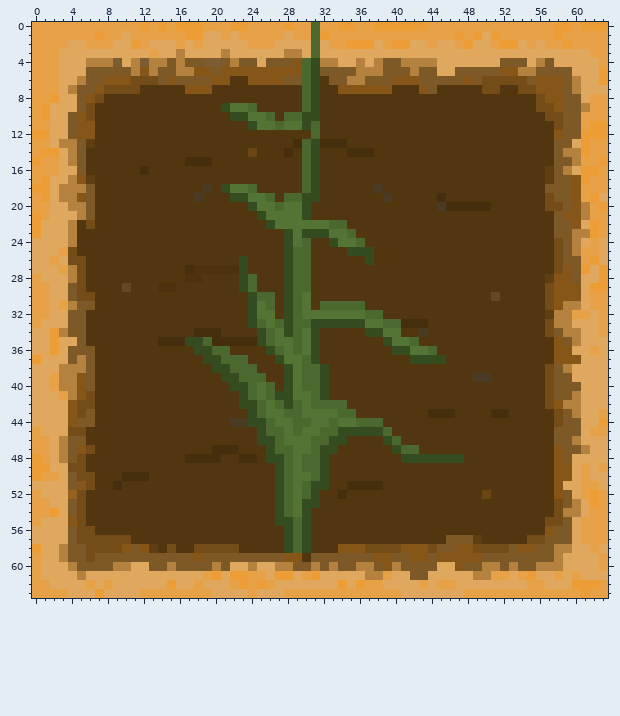
Two states of a pixel-art sprite, src/main/resources/static/css/images/cropImages/6969/3.png. This is how it looked before the edit.
The file is 64x64 pixels. Colours within 5 levels of each other are drawn and written as one.
New version:
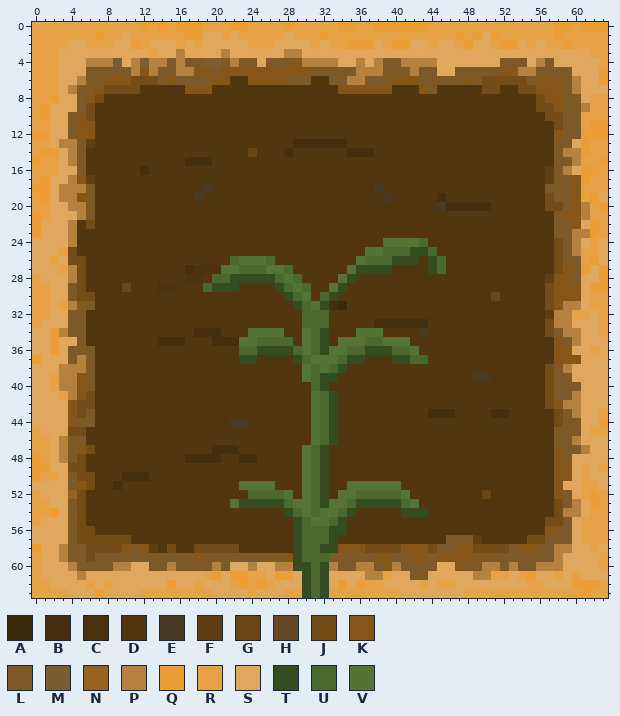
Palette (. is transparent): A #3c280c  B #452e0d  C #4c320f  D #523610  E #4a3b25  F #5f3e12  G #6b4514  H #644825  J #744c18  K #865618  L #7e5928  M #7c5c32  N #96621f  P #b5813e  Q #ec9d35  R #e7a146  S #e0a85f  T #354c20  U #4b692f  V #537434
What changed:
Changed rows in their new state; - is an unchanged pixel.
first column x 17:
 0 --------------R----------------
 1 --------------R----------------
 2 --------------R----------------
 3 --------------S----------------
 4 -------------PP----------------
 5 -------------KL----------------
 6 -------------LD----------------
 7 -------------DD----------------
 8 -------------DD----------------
 9 ----DDDD-----DD----------------
10 -----DDDDD-DDDD----------------
11 -------DDDDDDDD----------------
12 --------------D----------------
13 -------------BB----------------
14 -------------DD----------------
15 -------------DD----------------
16 -------------DD----------------
17 -------------DD----------------
18 ----DDDD-----DD----------------
19 -----DDDDD-DDDD----------------
20 -------DDDDDDD-----------------
21 --------DDDDDD-----------------
22 ---------DDDDDDDDD-------------
23 -----------DDDDDDDD------------
24 -----------DDD--DDDD--VVVVU----
25 -----------DDD----DDVVUUUTTU---
26 -----UVVVU-DDD-----VUUUTTT-TU--
27 ----VVUUUVVUDD----VTTTT----TU--
28 ---UUT-TTTUV-D---VT------------
29 --UTTTDD--TUV---VT-------------
30 -------DDD-----UT--------------
31 -------DDD-DTUVTBADD-----------
32 -------DDD-DDUUUDDDDDD---------
33 -------DDDDDD-UUDDDDDBBB-------
34 -------VVV-DD-UT---VVVDD-------
35 DDD---VVU-UUD-UT-VVVUUV--D-----
36 -DDDD-UUT-TT--UTVVUUTTTUU-DD---
37 --DDDDTT--DDT-VVVUTT---TTUUDD--
38 ---DDDDD---DDV-VUT-------------
39 ----DDDDD--DDV--T--------------
40 -----DDDDD-DDD-----------------
41 ------DDDDDDDDVUT--------------
42 ------DDDDDDDDV-TD-------------
43 -------DDDDDDD-UTDD------------
44 -------DDDDDDD-UTDDDDD---------
45 --------DDDDDD--TDDDDDD--------
46 --------DDDDDDV--D----DD-------
47 ---------DDDD---D------DDD-----
48 ---------DDDDV----------DDDDDDD
49 ----------DDDV-----------------
50 ----------DDD------------------
51 ------VVVVDDDVU---VVVVVV-------
52 -------UUUUVDVUT-VVUUUUUV------
53 -----VTTTT---VUTVVUTTTTTUV-----
54 ----------DTUVUVVUT-----TTT----
55 ----------DDTUVVUT-------------
56 -----------DTUUUTT-------------
57 -----------DTUUUT--------------
58 -----------DTUUTT--------------
59 ------------TUUU---------------
60 ------------TTUT---------------
61 -------------TUT---------------
62 -------------TUT---------------
63 -------------TUT---------------
Changed places in both pictures, as pixel boxes (x1, y1, x2, y2):
changed: (185, 22, 464, 598)
